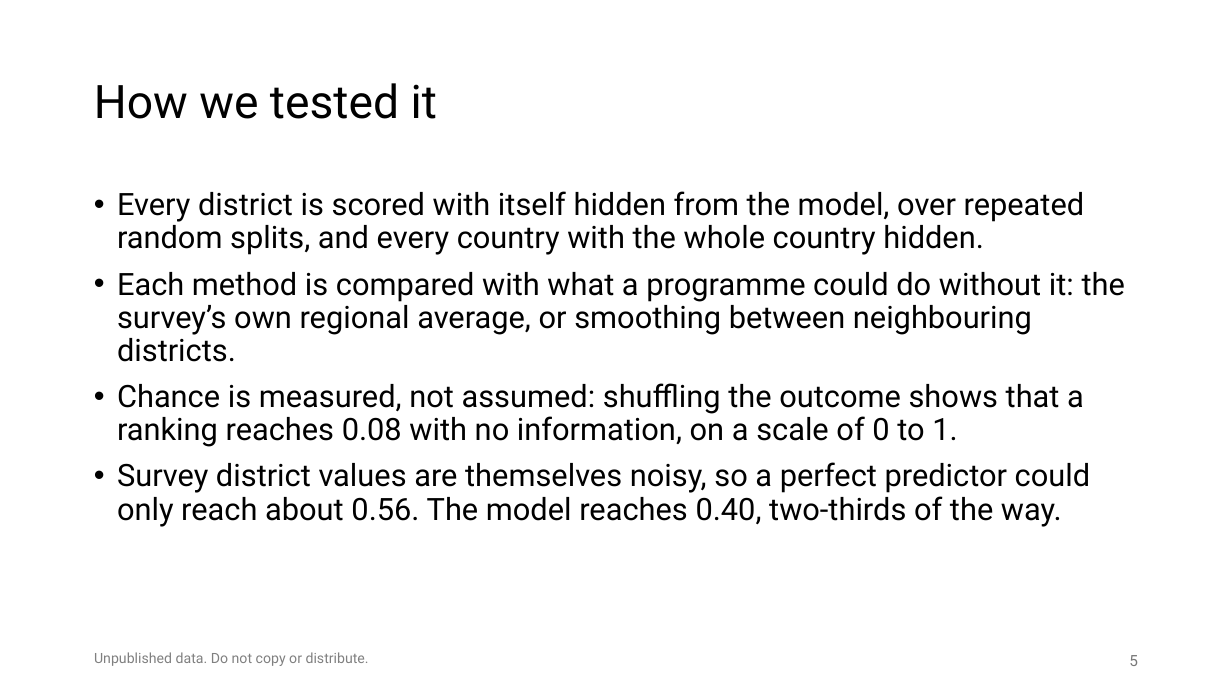
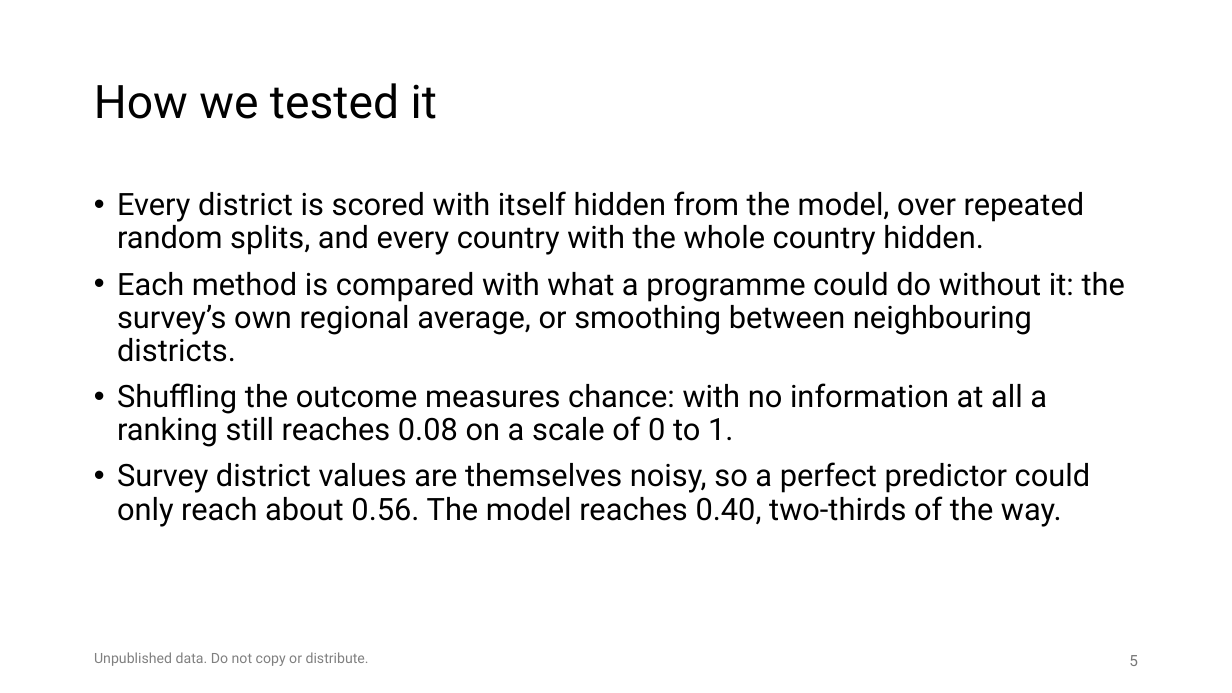
Before and after one commit to amertens/mn-prediction, a slide deck: slide 5 of docs/slides/MN-proxy-policy-deck-2026-09.pptx. Drawn at 1232x693 pixels with LibreOffice and Linux fonts; fonts in the diff are those of the drawing; background and template pictures are left out. Boxes give left, top, right and bottom in pixels: in the first picture for what was removed or moved away, otherwise in the second. Text is boxed around its words. In the diff, an @@ line names an element or a change of style, - is before the commit and + after.

```diff
--- a/docs/slides/MN-proxy-policy-deck-2026-09.pptx
+++ b/docs/slides/MN-proxy-policy-deck-2026-09.pptx
@@ text at [117, 383, 1047, 447]: text changed @@
-• Chance is measured, not assumed: shuffling the outcome shows that a ranking reaches 0.08 with no information, on a scale of 0 to 1.
+• Shuffling the outcome measures chance: with no information at all a ranking still reaches 0.08 on a scale of 0 to 1.
```
Also in this commit, not shown: 5 other slides changed, 3 other files.
